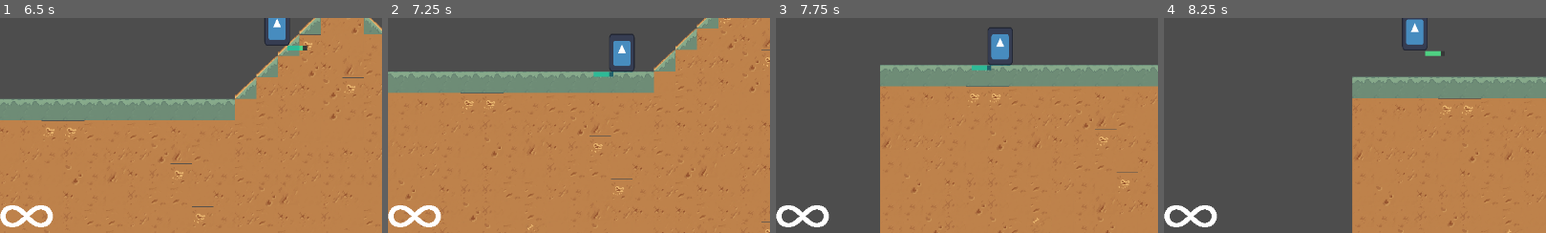
Above: before the commit, frames 1-4 (left to right).
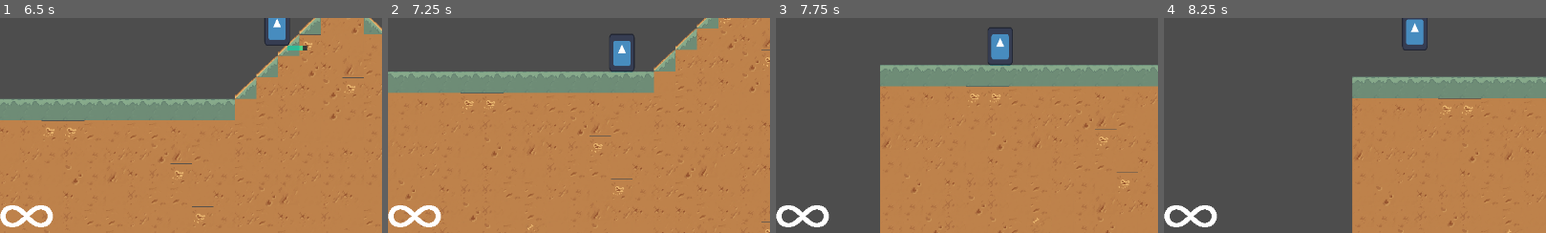
Above: after the commit, the same moments.

Repository: dzfrias/gladiator
Game: Godot game, scene res://scenes/test_scene.tscn
Same seed, same stepped clock (60 frames per second), same inputs: the game is played once before the commit and once after it. The engine's default icon, where the game draws it, is replaced by a stand-in: a white triangle on a blue panel in a dark square. Sound files missing from this copy of the repository are replaced by a short silence.
Inputs (mouse positions are % of the whole screen's width and height, from its top left):
- Up to frame 1 (6.5 s): click "Enter Mission" at 0.5 s; move the mouse to (20, 95) at 1.27 s; hold S (crouch) 1.28-2.03 s; hold D (right) 1.28-2.78 s; tap Space (jump) at 1.52, 1.82, 2.27, 2.57, 3.77, 4.07, 4.52, 4.82, 5.27, 5.57 s; move the mouse to (30, 55) at 2.02 s; click (30, 55) at 2.1 s; move the mouse to (60, 28) at 2.77 s; hold A (left) 2.78-3.53 s; hold I (interact) 2.78-3.53 s; move the mouse to (45, 70) at 3.52 s; hold D (right) 3.53-5.03 s; tap E (roll) at 3.6 s; move the mouse to (80, 65) at 4.27 s; hold Shift (shield) 4.28-5.03 s; tap R (reload) at 4.9 s; move the mouse to (20, 35) at 5.02 s; hold A (left) 5.03-5.78 s; tap S (crouch) at 5.1 s; move the mouse to (55, 50) at 5.77 s; press the mouse at (55, 50) at 5.78 s; hold D (right) from 5.78 s (still down)
- Up to frame 2 (7.25 s): move the mouse to (35, 25) at 6.52 s; release D (right) at 6.53 s; release the mouse at (35, 25) at 6.53 s; hold A (left) from 6.53 s (still down); tap I (interact) at 6.6 s; tap Space (jump) at 6.77, 7.07 s
- Up to frame 3 (7.75 s): keep holding A (left); move the mouse to (72, 45) at 7.27 s; hold E (roll) from 7.28 s (still down); tap Space (jump) at 7.52 s
- Up to frame 4 (8.25 s): tap Space (jump) at 7.82 s; move the mouse to (30, 55) at 8.02 s; release A (left) at 8.03 s; release E (roll) at 8.03 s; hold D (right) from 8.03 s (still down); tap Shift (shield) at 8.1 s
The pictures show only the part of the screen within x 16-66%, y 49-99%; the shares and areas given below are measured in that part.

Frame 1 is identical in both runs. In frame 2, 0.1% of the frame differs, in the area x 53-59%, y 24-28%; in frame 3, 0.1%; in frame 4, 0.1%.

Commit message:
Improve shield
Add regen and better break time.

Diff:
--- a/scripts/player/shield.gd
+++ b/scripts/player/shield.gd
@@ -1,11 +1,20 @@
 class_name Shield extends StaticBody2D
 
-@export var cooldown_time: float = 8.0
+@export var break_time: float = 4.0
+@export var regen_time: float = 2.0
+@export var regen_speed: float = 10
 
+var _regen_timer = 0.0
 var _can_enable = true
 
 func _ready() -> void:
 	$Health.died.connect(_on_died)
+	$Health.damage_taken.connect(_on_damage_taken)
+
+func _process(delta: float) -> void:
+	if _regen_timer == 0.0 and $Health.health < $Health.max_health:
+		$Health.heal(regen_speed * delta)
+	_regen_timer = maxf(0.0, _regen_timer - delta)
 
 func enable() -> void:
 	if !_can_enable: return
@@ -20,10 +29,13 @@
 func _on_died() -> void:
 	_start_disabled_cooldown()
 
+func _on_damage_taken(_amount: float, _direction: Vector2) -> void:
+	_regen_timer = regen_time
+
 func _start_disabled_cooldown() -> void:
 	disable()
 	_can_enable = false
-	await get_tree().create_timer(8).timeout
+	await get_tree().create_timer(break_time).timeout
 	_can_enable = true
 	$Health.restore()
 	$HealthBarCreator.spawn()
--- a/scripts/ui/health_bar.gd
+++ b/scripts/ui/health_bar.gd
@@ -23,6 +23,8 @@
 
 func _on_health_gained(amount: float):
 	value += amount
+	if ratio == 1.0:
+		hide()
 
 func _on_death():
 	queue_free()
